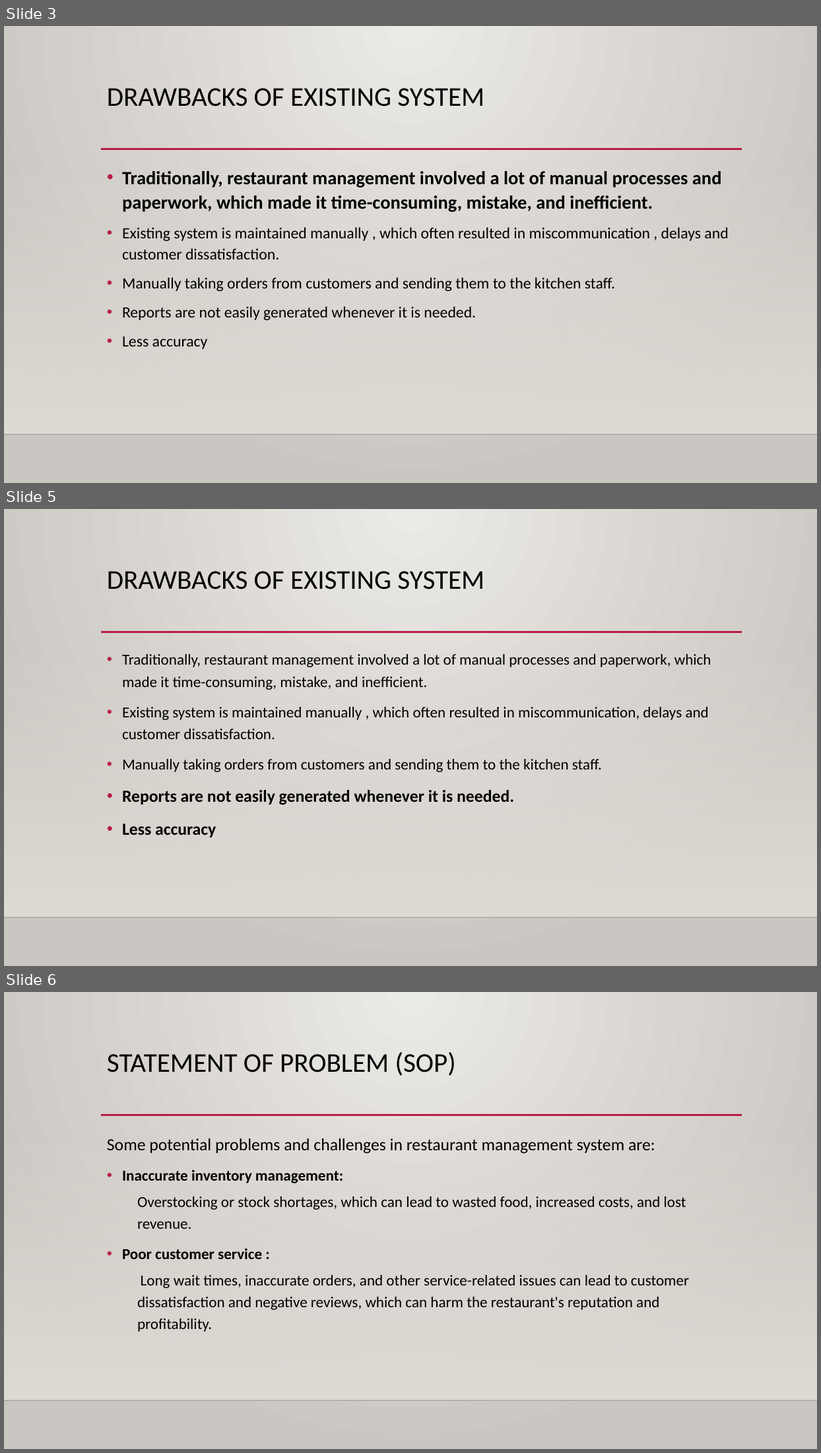
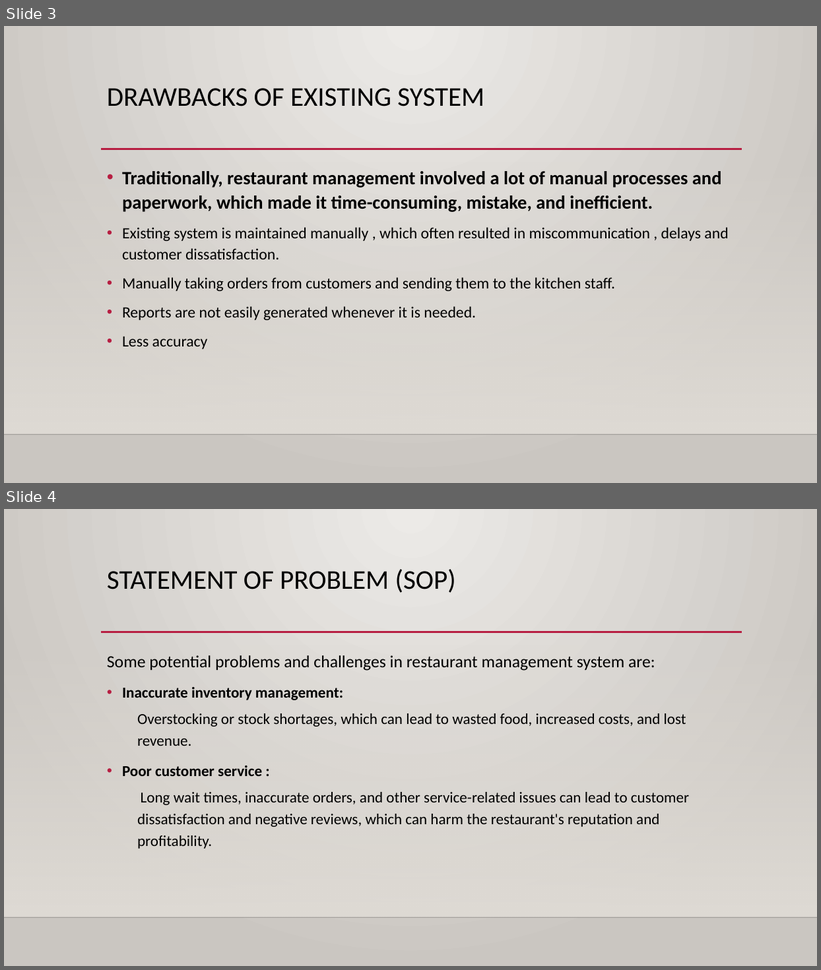
Before and after one commit to iamxettry/RMSproposal, a slide deck: RMS presentation.pptx. Shown one above the other, each under a label of ours: slides 3, 5 and 6 before the commit, slides 3 and 4 after it; the slides between them are not shown. The pictures are 821x1453 and 821x970 pixels, drawn with LibreOffice and Linux fonts; fonts in the diff are those of the drawing; background and template pictures are left out. Boxes give left, top, right and bottom in pixels: in the first picture for what was removed or moved away, otherwise in the second. Text is boxed around its words. In the diff, an @@ line names an element or a change of style, - is before the commit and + after.

```diff
--- a/RMS presentation.pptx
+++ b/RMS presentation.pptx
@@ slide 5 removed at (4,509,817,966), background gradient #ECEAE7 to #CAC7C1; not listed: 3 template elements that a slide beside it also shows @@
@@ title removed at (107,571,484,590) @@
-DRAWBACKS OF EXISTING SYSTEM
@@ text removed at (122,654,712,838) @@
-• Traditionally, restaurant management involved a lot of manual processes and paperwork, which made it time-consuming, mistake, and inefficient.
-• Existing system is maintained manually , which often resulted in miscommunication, delays and customer dissatisfaction.
-• Manually taking orders from customers and sending them to the kitchen staff.
-• Reports are not easily generated whenever it is needed.
-• Less accuracy
@@ what was slide 6 is now slide 4 @@
```
Also in this commit, not shown: 1 slide changed, 2 other slides removed, 4 other files.
